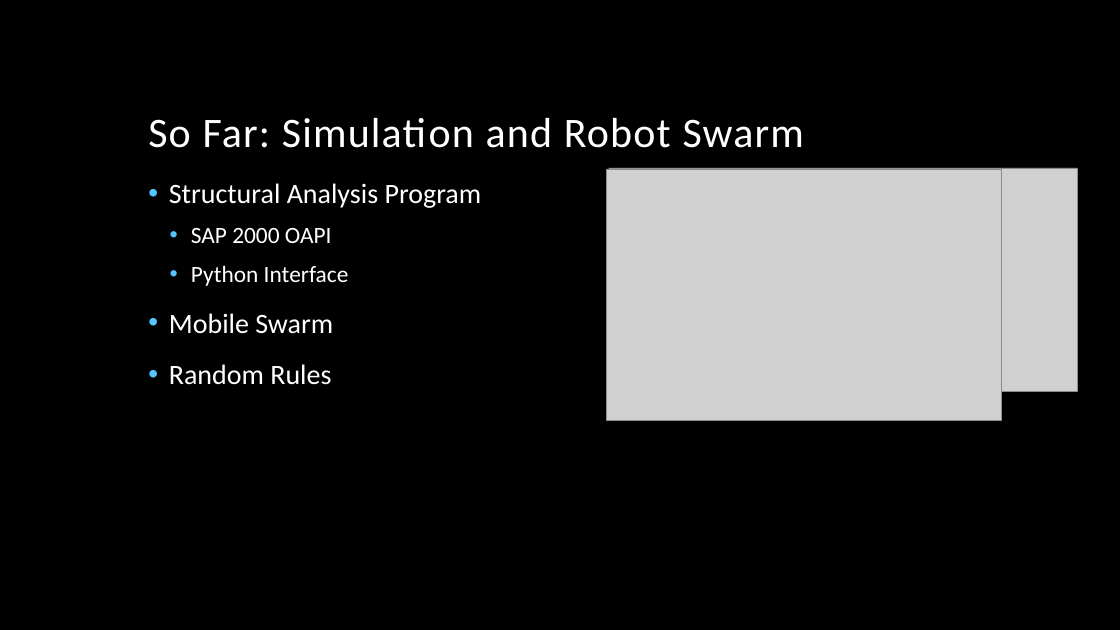
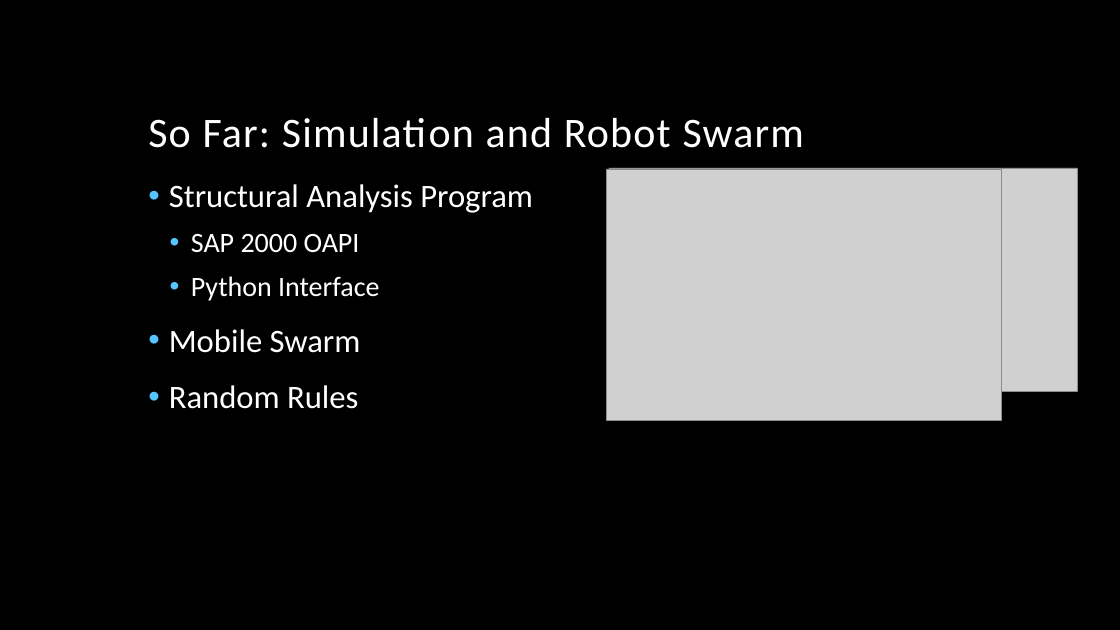
Before and after one commit to kandluis/sap2000, a slide deck: slide 3 of Decentralized Collective Construction.pptx. Drawn at 1120x630 pixels with LibreOffice and Linux fonts; fonts in the diff are those of the drawing; grey boxes stand for pictures; background and template pictures are left out. Boxes give left, top, right and bottom in pixels: in the first picture for what was removed or moved away, otherwise in the second. Text is boxed around its words. In the diff, an @@ line names an element or a change of style, - is before the commit and + after.

```diff
--- a/Decentralized Collective Construction.pptx
+++ b/Decentralized Collective Construction.pptx
@@ text "Structural Analysis Program" at (x1=169, y1=184, x2=533, y2=409): size 24 to 28 pt in "Structural Analysis Program", "Mobile Swarm", "Random Rules"; size 20 to 24 pt in "SAP 2000 OAPI", "Python Interface" @@
```
Also in this commit, not shown: 2 other slides changed, 3 other files.
